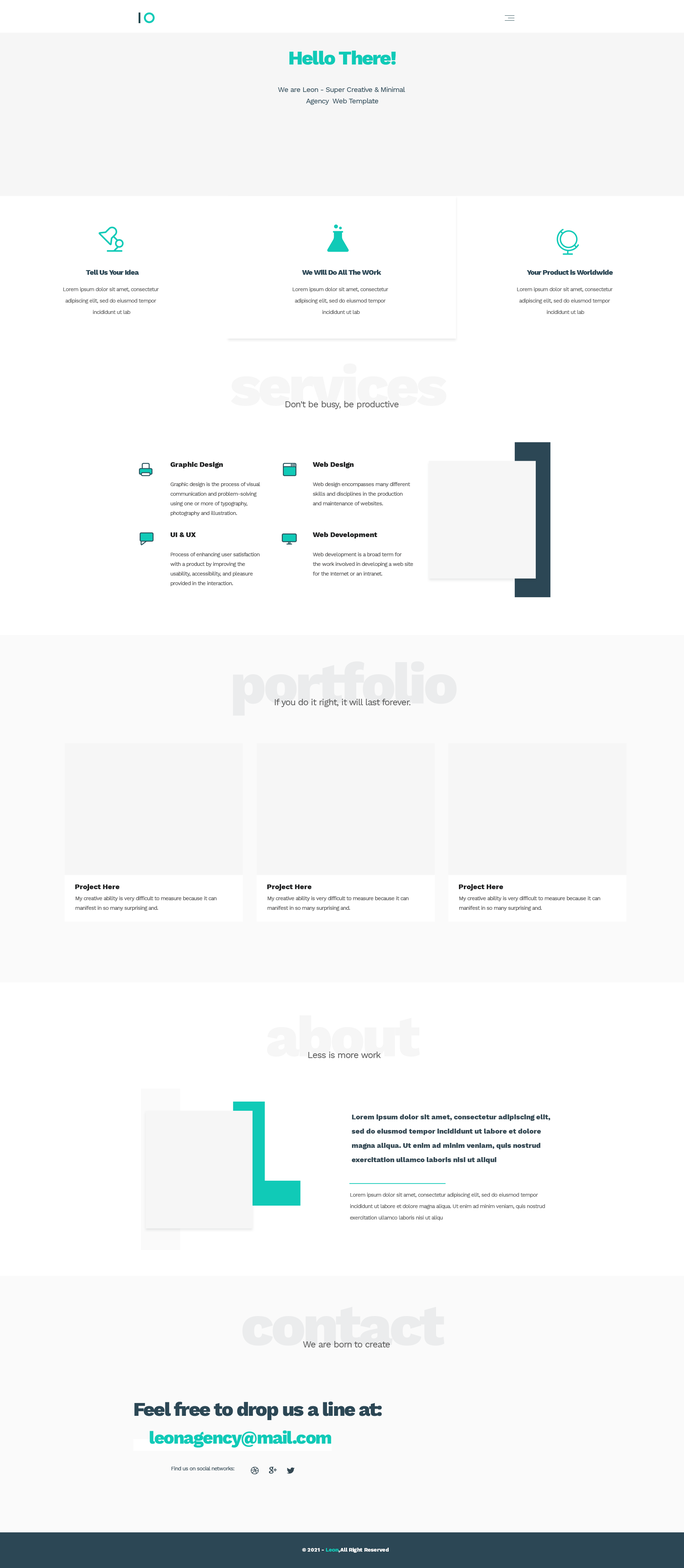
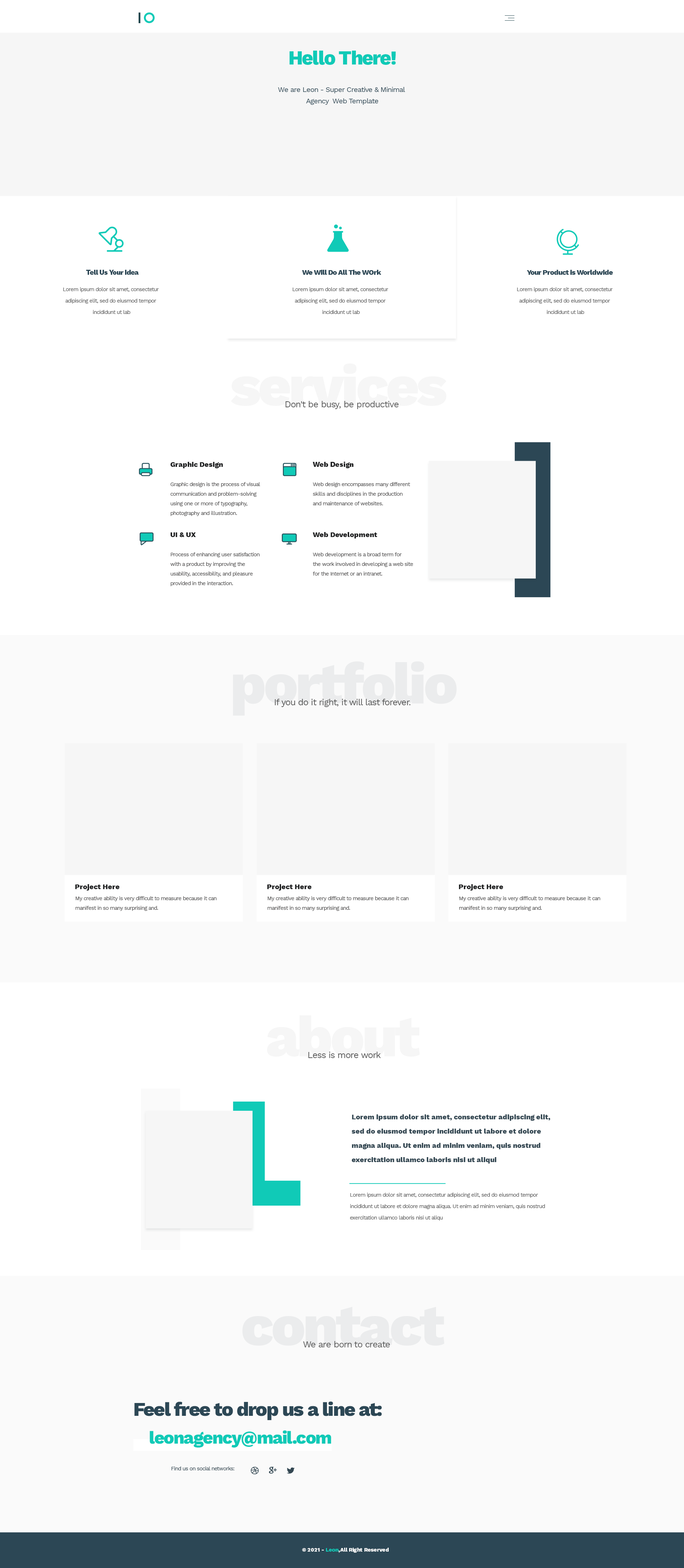
Comparing the layer stacks of the two 684 x 1568 images. Changes:
painted on "Tell Us Your Idea" over [85, 269, 139, 275]
painted on "Hello There!" over [289, 50, 396, 65]
painted on "Web Design" over [312, 461, 354, 469]
painted on "We are born to creat" over [302, 1340, 391, 1348]
